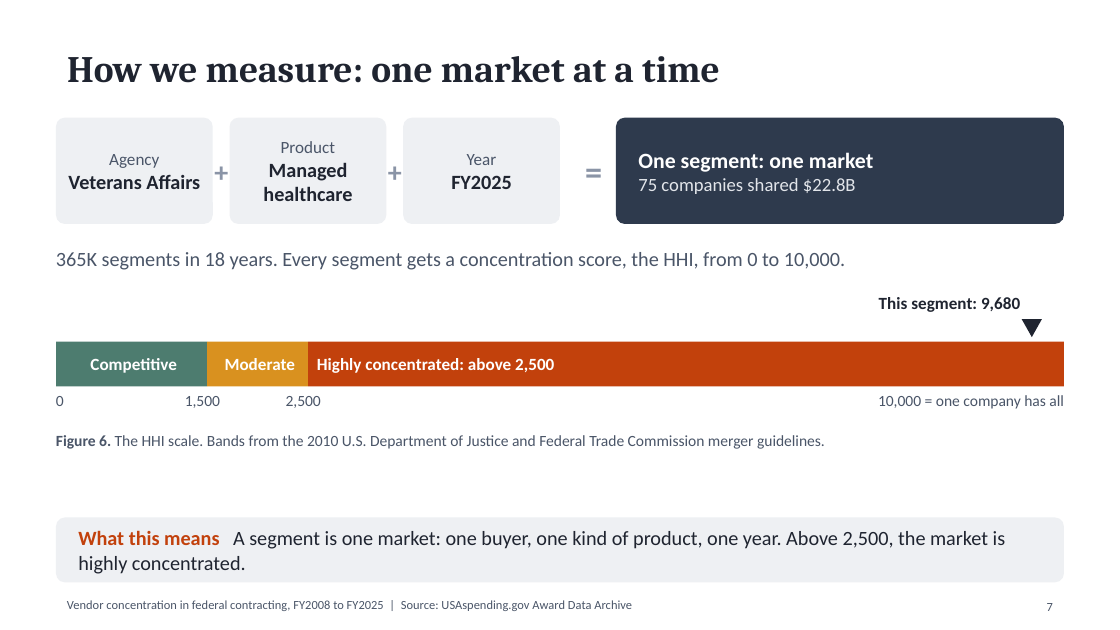
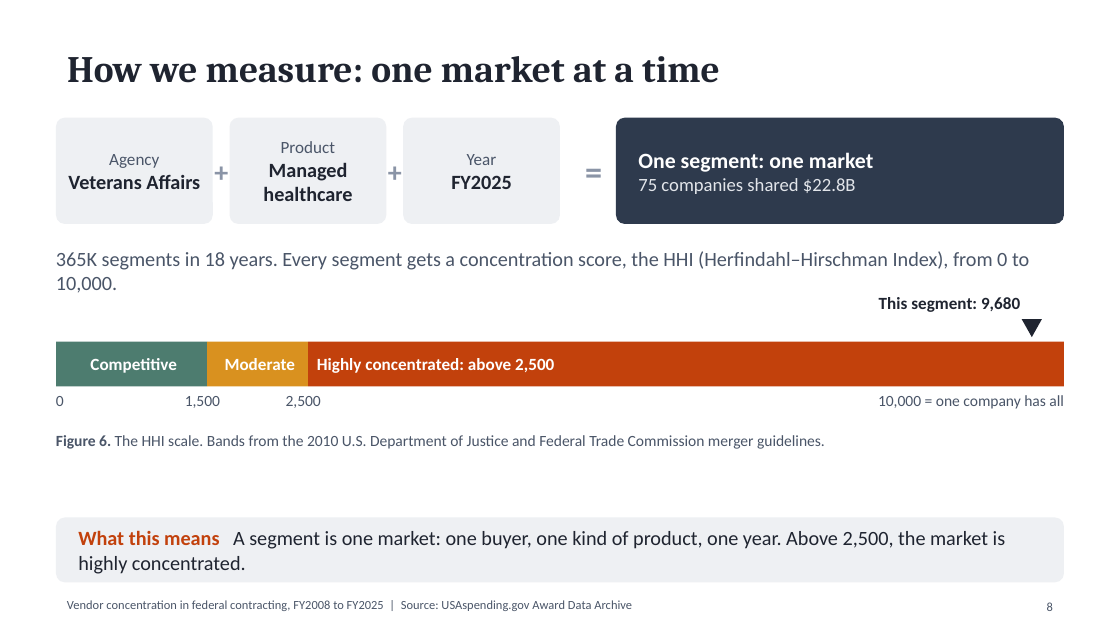
Before and after one commit to abh5227/federal-contracting-concentration, a slide deck: slide 8 of reports/eda/eda_presentation.pptx (slide 7 before the commit). Drawn at 1120x630 pixels with LibreOffice and Linux fonts; fonts in the diff are those of the drawing. Boxes give left, top, right and bottom in pixels: in the first picture for what was removed or moved away, otherwise in the second. Text is boxed around its words. In the diff, an @@ line names an element or a change of style, - is before the commit and + after.

Commit message:
Explain the terms and methods behind every finding in the deck
- HHI is spelled out as the Herfindahl-Hirschman Index where it is
  introduced, and a new key-terms slide defines HHI, segment, highly
  concentrated, fiscal year, civilian agencies, prime contractor, competed
  and sole source, and GAO.
- A new slide names the method behind each finding in plain words, and every
  finding slide has a "How we found it" strip of three steps.
- Finding 2 explains a percentage point of the civilian share (40.5% to 47.8%,
  +7.2 points) and how the parts add up by agency.
- The rising-market slide is split in two: what "rising" means, shown on VA
  managed healthcare's line with its first-3 and last-3 year averages, and the
  shuffle test step by step, with what the Benjamini-Hochberg correction does.

```diff
--- a/reports/eda/eda_presentation.pptx
+++ b/reports/eda/eda_presentation.pptx
@@ text at [56, 251, 1029, 293]: text changed @@
-365K segments in 18 years. Every segment gets a concentration score, the HHI, from 0 to 10,000.
+365K segments in 18 years. Every segment gets a concentration score, the HHI (Herfindahl–Hirschman Index), from 0 to 10,000.
@@ page number at [1047, 602, 1053, 611]: text changed @@
-7
+8
```
Also in this commit, not shown: 11 other slides changed, 3 slides added, 2 other files.
